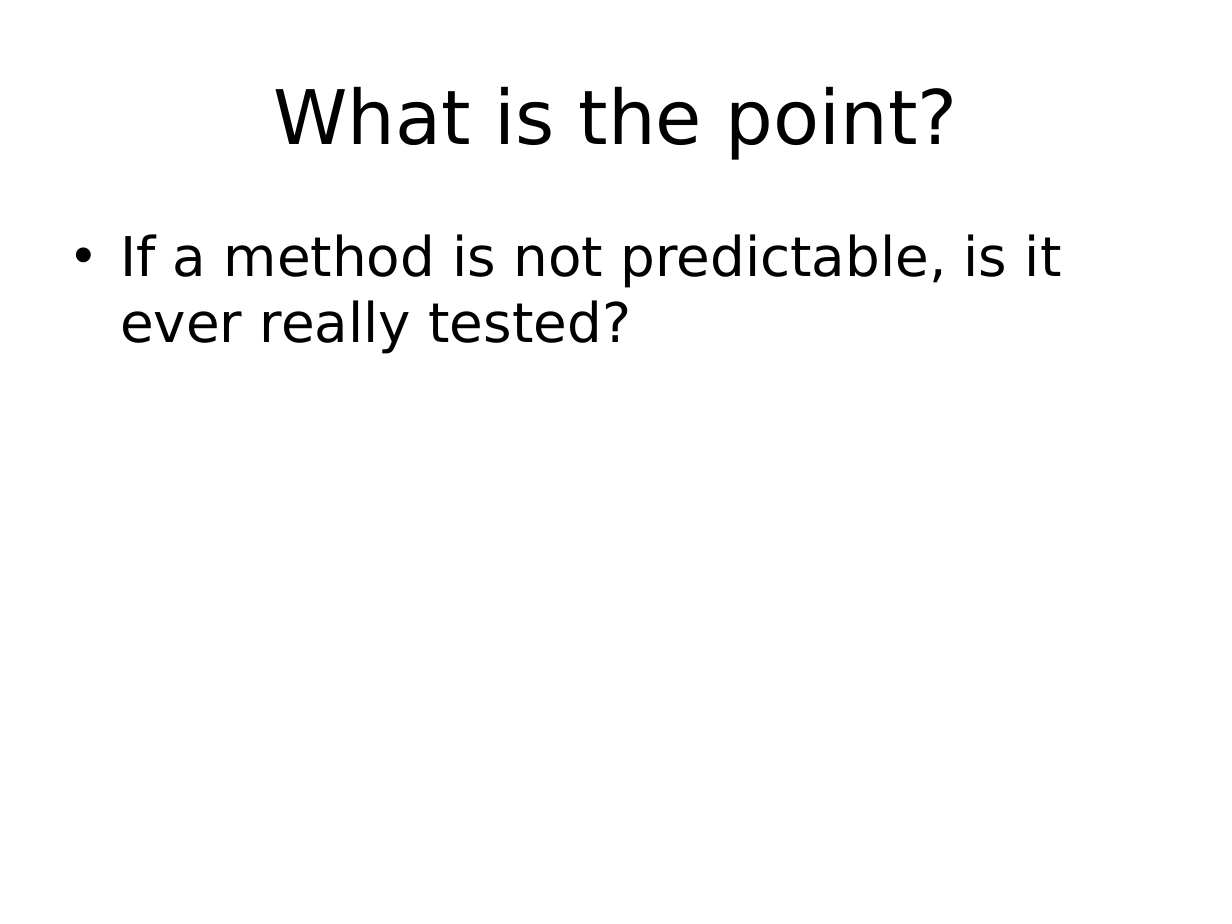
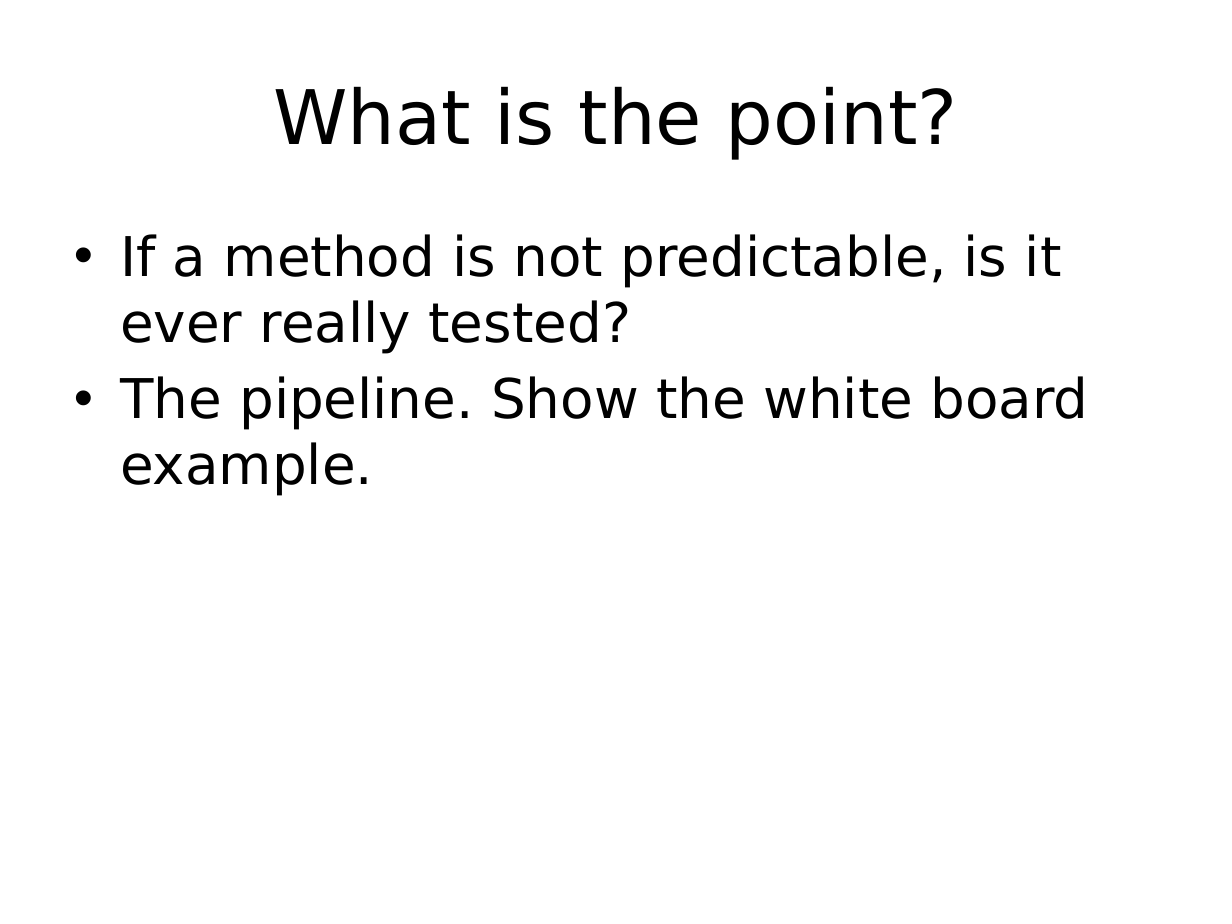
Before and after one commit to jessitron/fp4ood, a slide deck: slide 99 of FunctionalEye.pptx (slide 66 before the commit). Drawn at 1232x924 pixels with LibreOffice and Linux fonts; fonts in the diff are those of the drawing. Boxes give left, top, right and bottom in pixels: in the first picture for what was removed or moved away, otherwise in the second. Text is boxed around its words. In the diff, an @@ line names an element or a change of style, - is before the commit and + after.

```diff
--- a/FunctionalEye.pptx
+++ b/FunctionalEye.pptx
@@ text at (120,376,1089,496): paragraph added @@
+• The pipeline. Show the white board example.
```
Also in this commit, not shown: 39 other slides changed, 37 slides added, 4 slides removed, 43 other files.
